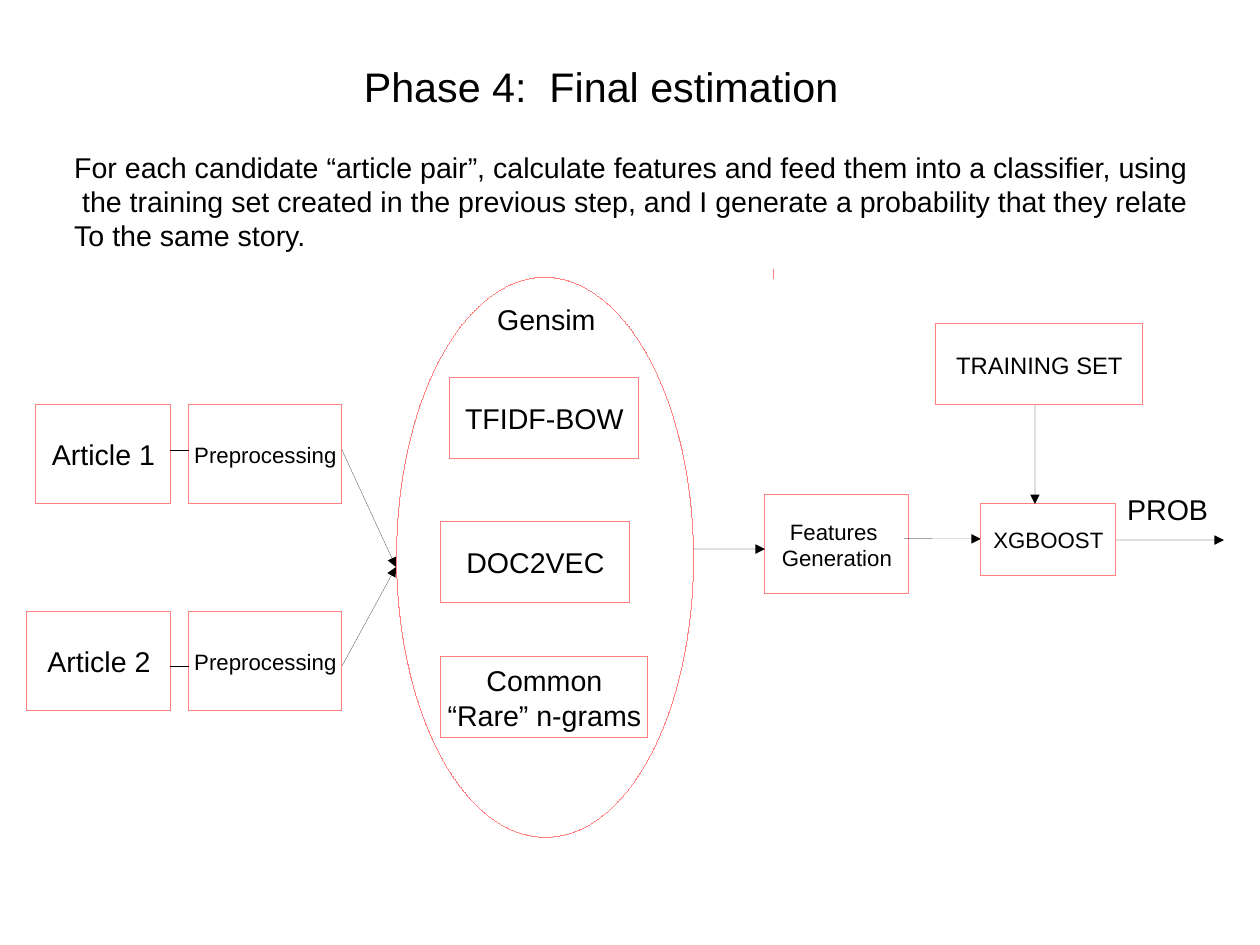
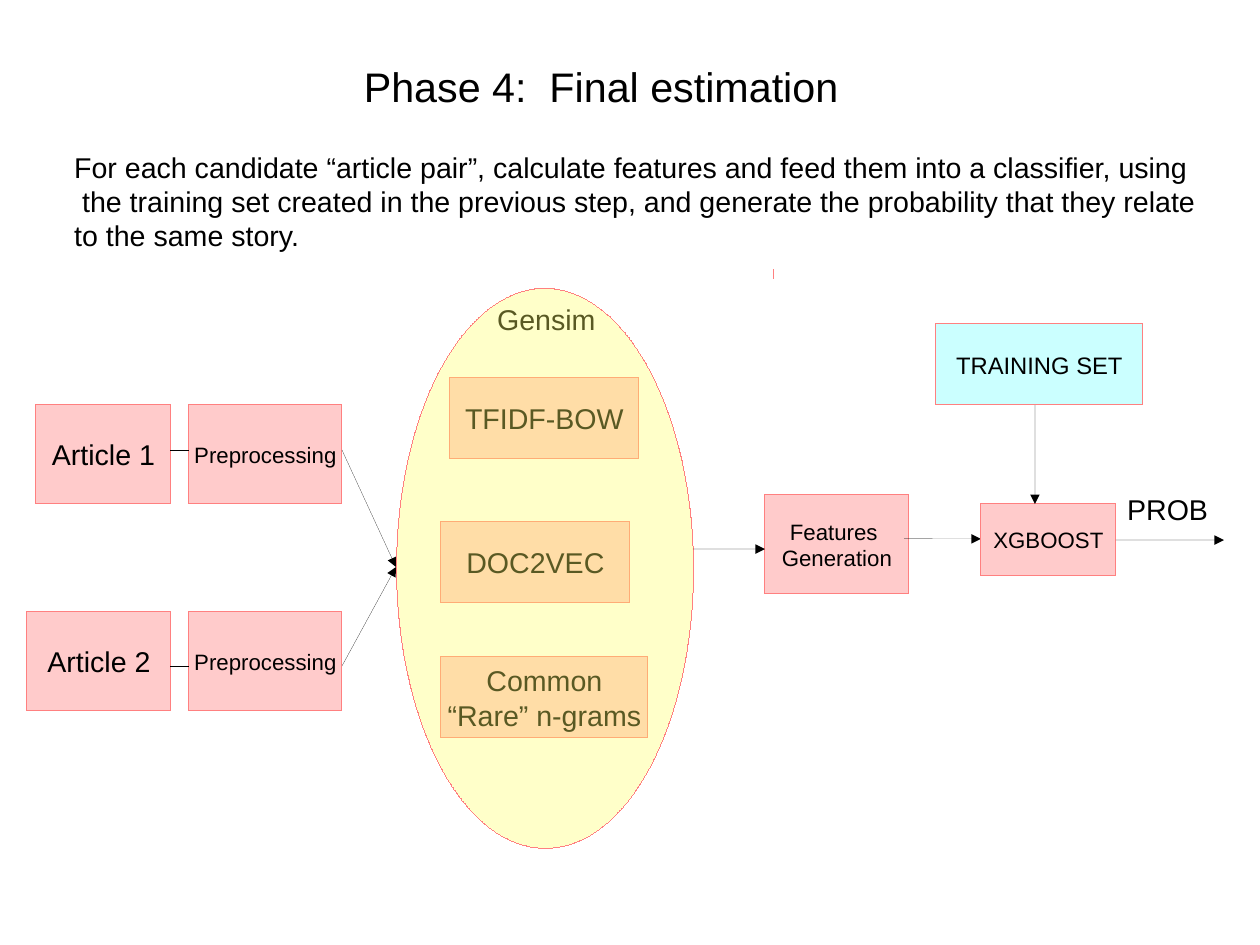
Before and after one commit to diegoami/newscollection, a slide deck: slide 13 of docs/Technical_NLP_6.odp. Drawn at 1260x945 pixels with LibreOffice and Linux fonts; fonts in the diff are those of the drawing. Boxes give left, top, right and bottom in pixels: in the first picture for what was removed or moved away, otherwise in the second. Text is boxed around its words. In the diff, an @@ line names an element or a change of style, - is before the commit and + after.

```diff
--- a/docs/Technical_NLP_6.odp
+++ b/docs/Technical_NLP_6.odp
@@ text at [74,191,1194,252]: text changed @@
-the training set created in the previous step, and I generate a probability that they relate
-To the same story.
+the training set created in the previous step, and generate the probability that they relate
+to the same story.
@@ ellipse: place and size @@
-ellipse at [396,278,695,838]
+ellipse at [396,288,695,849]
@@ ellipse at [396,288,695,849]: fill none to #FFFF66 at 35% opacity @@
@@ rectangle "TRAINING SET" at [936,324,1143,405]: fill none to #99FFFF at 50% opacity @@
@@ fill none to #FF9999 at 50% opacity in 9 elements at [35,405,170,504], [27,612,172,711], [189,405,342,504], [765,495,909,595], [189,612,342,711], [450,378,639,460], [441,523,630,604], [441,657,648,739], [981,504,1116,576] @@
```
Also in this commit, not shown: 8 other slides changed, 15 other files.
